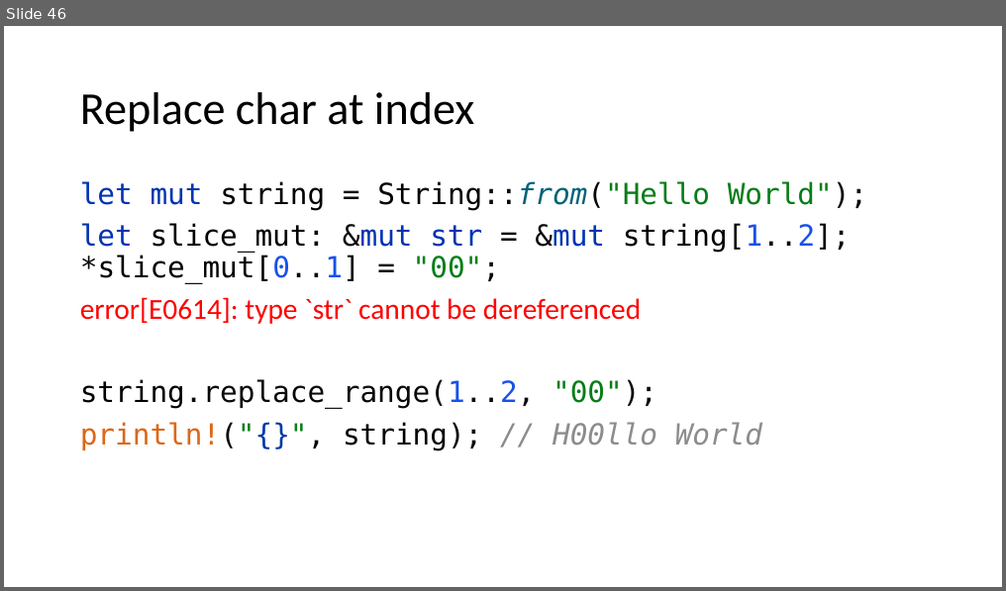
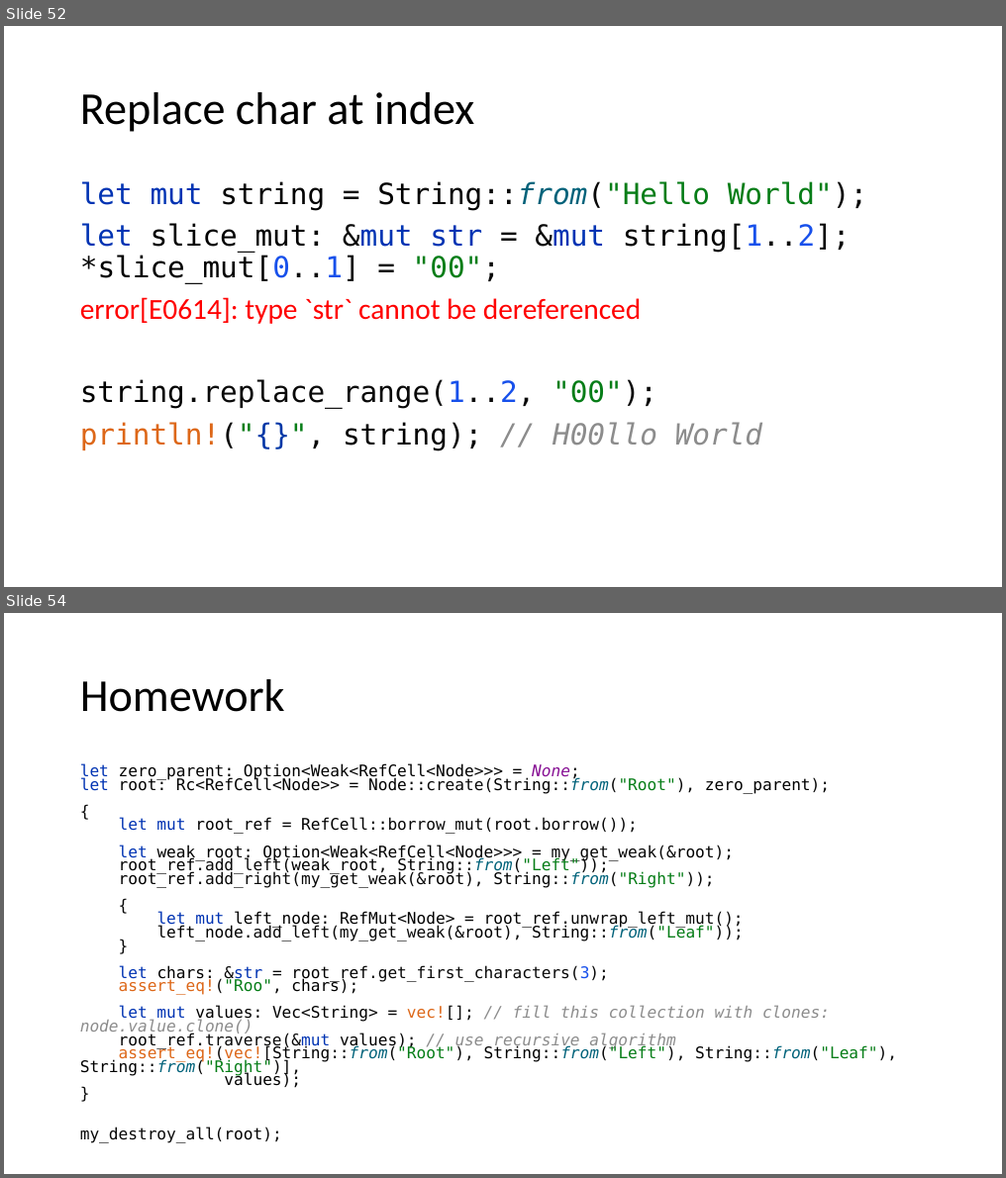
Before and after one commit to kugushev/course-rust-basics, a slide deck: src/05-SmartPointers/05-SmartPointers.pptx. Shown one above the other, each under a label of ours: slide 46 before the commit, slides 52 and 54 after it; the slides between them are not shown. The pictures are 1006x591 and 1006x1178 pixels, drawn with LibreOffice and Linux fonts; fonts in the diff are those of the drawing. Boxes give left, top, right and bottom in pixels: in the first picture for what was removed or moved away, otherwise in the second. Text is boxed around its words. In the diff, an @@ line names an element or a change of style, - is before the commit and + after.

```diff
--- a/src/05-SmartPointers/05-SmartPointers.pptx
+++ b/src/05-SmartPointers/05-SmartPointers.pptx
@@ slide 54 added at (4,613,1002,1174), background #FFFFFF @@
@@ title added at (80,679,285,712), 44 pt, text #000000 @@
+Homework
@@ text added at (80,763,897,1088), 15.4 pt, text #000000 @@
+let zero_parent: Option<Weak<RefCell<Node>>> = None;
+let root: Rc<RefCell<Node>> = Node::create(String::from("Root"), zero_parent);
+{
+let mut root_ref = RefCell::borrow_mut(root.borrow());
+let weak_root: Option<Weak<RefCell<Node>>> = my_get_weak(&root);
+root_ref.add_left(weak_root, String::from("Left"));
+root_ref.add_right(my_get_weak(&root), String::from("Right"));
+{
+let mut left_node: RefMut<Node> = root_ref.unwrap_left_mut();
+left_node.add_left(my_get_weak(&root), String::from("Leaf"));
+}
+let chars: &str = root_ref.get_first_characters(3);
+assert_eq!("Roo", chars);
+let mut values: Vec<String> = vec![]; // fill this collection with clones: node.value.clone()
+root_ref.traverse(&mut values); // use recursive algorithm
+assert_eq!(vec![String::from("Root"), String::from("Left"), String::from("Leaf"), String::from("Right")],
+values);
+}
+my_destroy_all(root);
@@ what was slide 46 is now slide 52 @@
```
Also in this commit, not shown: 4 slides changed, 7 other slides added, 1 other file.
